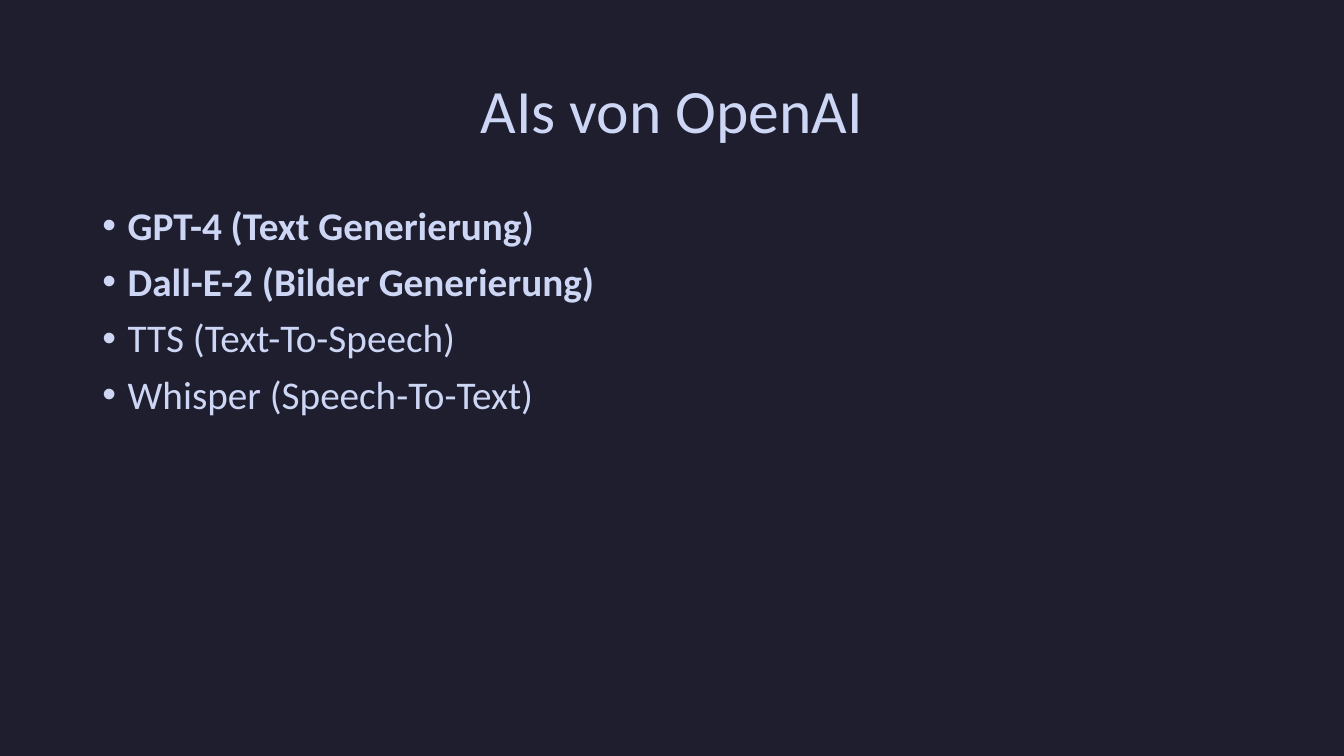
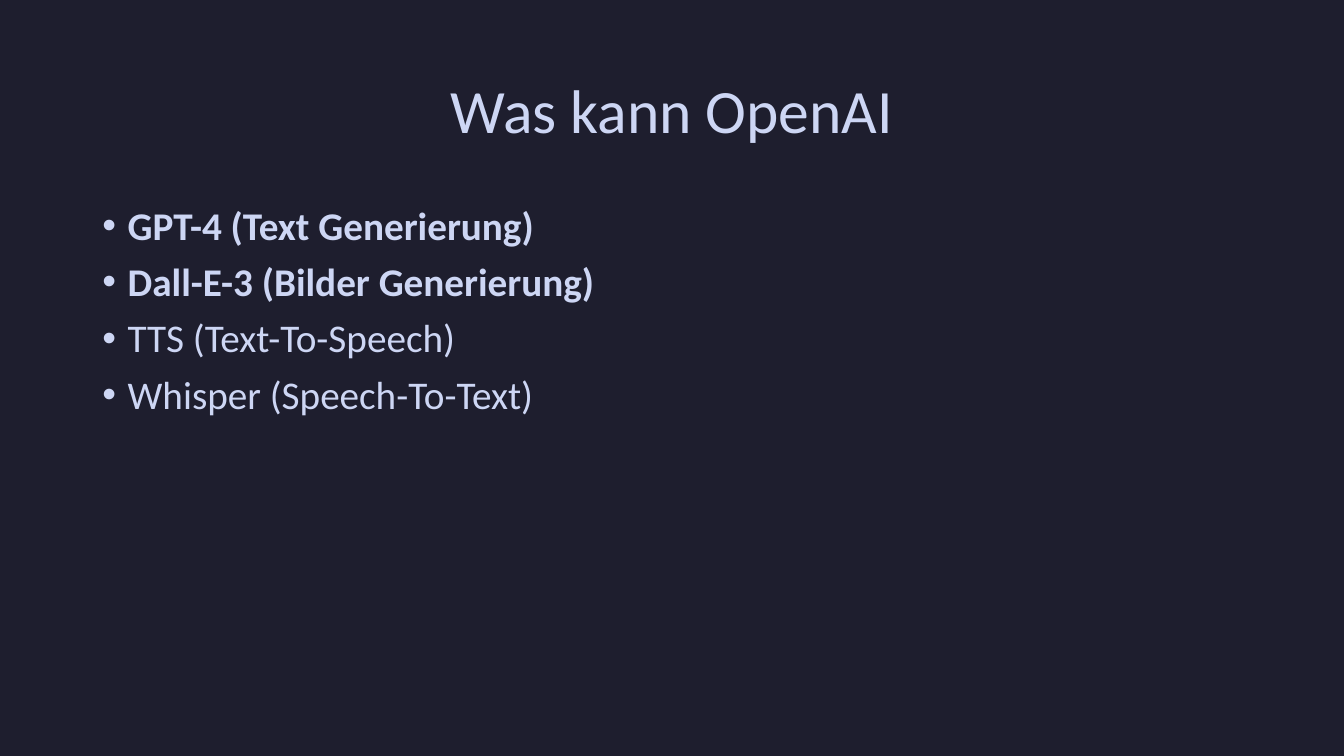
Before and after one commit to liip/traineesdays-image-app-exercise, a slide deck: slide 13 of presentations/Svelte&OpenAI.pptx (slide 12 before the commit). Drawn at 1344x756 pixels with LibreOffice and Linux fonts; fonts in the diff are those of the drawing. Boxes give left, top, right and bottom in pixels: in the first picture for what was removed or moved away, otherwise in the second. Text is boxed around its words. In the diff, an @@ line names an element or a change of style, - is before the commit and + after.

```diff
--- a/presentations/Svelte&OpenAI.pptx
+++ b/presentations/Svelte&OpenAI.pptx
@@ title at [450,90,893,143]: text changed @@
-AIs von OpenAI
+Was kann OpenAI
@@ text at [128,267,594,303]: text changed @@
-• Dall-E-2 (Bilder Generierung)
+• Dall-E-3 (Bilder Generierung)
```
Also in this commit, not shown: 5 slides added, 4 slides removed, 5 other files.
